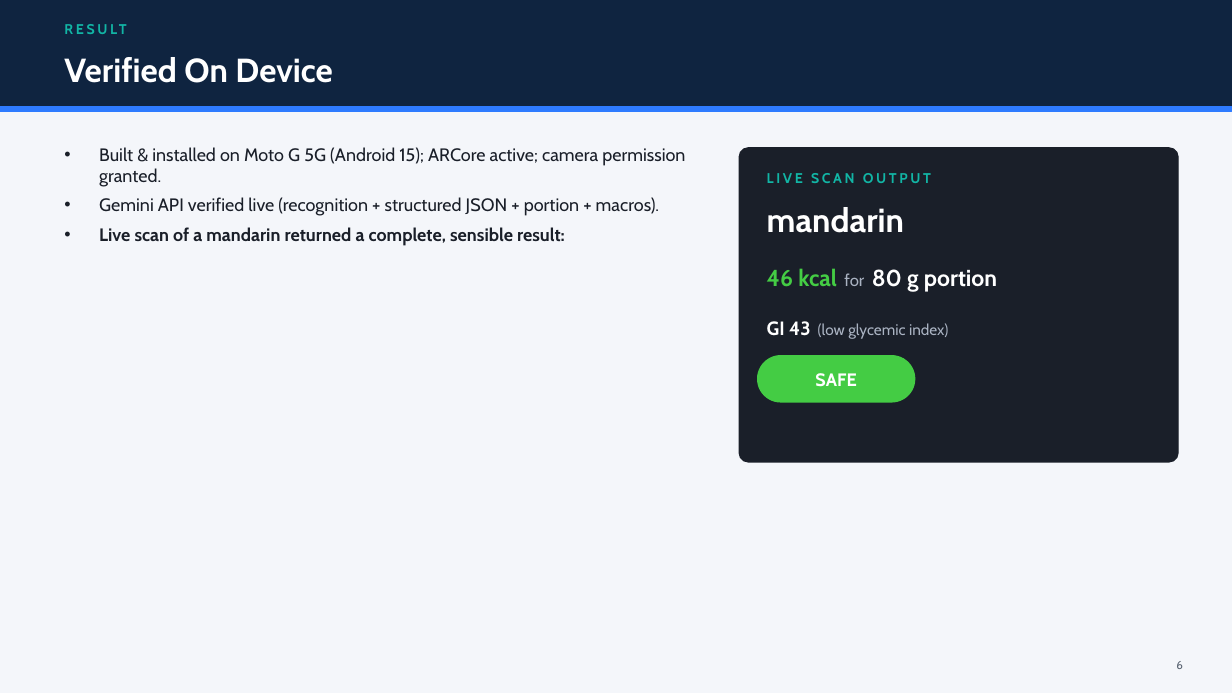
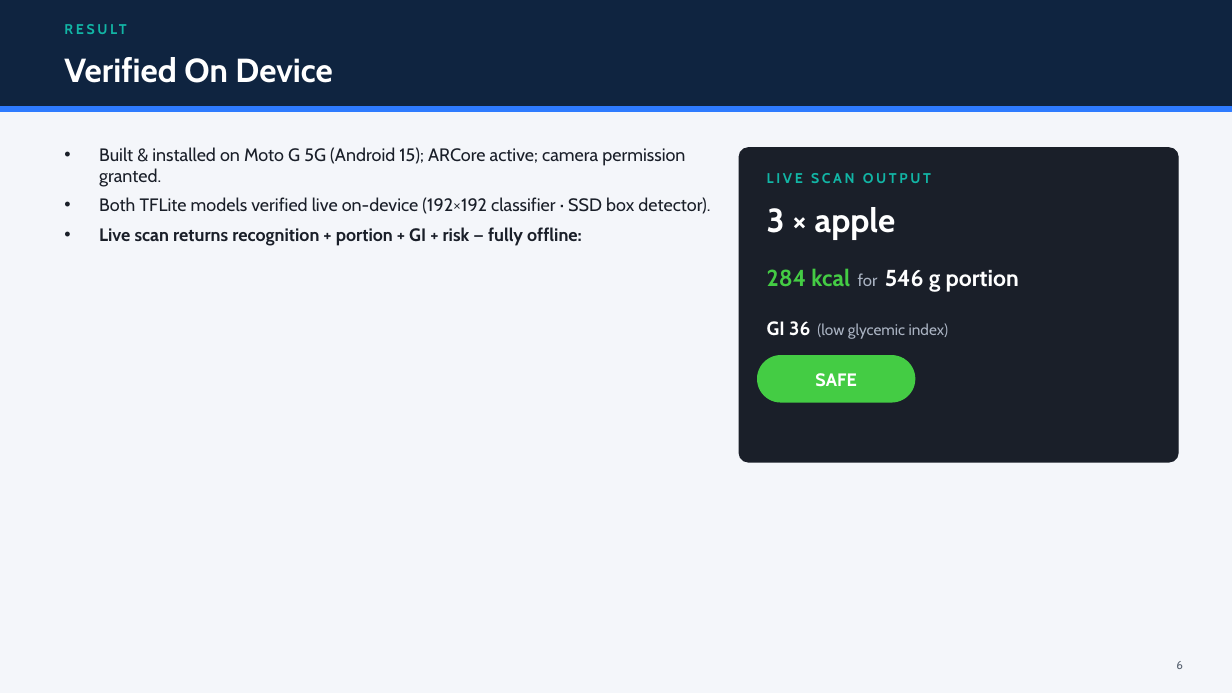
Before and after one commit to ishratafroz/AR_mobile_app, a slide deck: slide 6 of AR_Diet_Gemini_Update.pptx. Drawn at 1232x693 pixels with LibreOffice and Linux fonts; fonts in the diff are those of the drawing. Boxes give left, top, right and bottom in pixels: in the first picture for what was removed or moved away, otherwise in the second. Text is boxed around its words. In the diff, an @@ line names an element or a change of style, - is before the commit and + after.

```diff
--- a/AR_Diet_Gemini_Update.pptx
+++ b/AR_Diet_Gemini_Update.pptx
@@ text at [99,197,710,246]: text changed @@
-• Gemini API verified live (recognition + structured JSON + portion + macros).
-• Live scan of a mandarin returned a complete, sensible result:
+• Both TFLite models verified live on-device (192×192 classifier · SSD box detector).
+• Live scan returns recognition + portion + GI + risk — fully offline:
@@ text at [767,207,896,240]: text changed @@
-mandarin
+3 × apple
@@ text at [767,268,1019,292]: text changed @@
-46 kcal for 80 g portion
+284 kcal for 546 g portion
@@ text at [767,321,949,339]: text changed @@
-GI 43 (low glycemic index)
+GI 36 (low glycemic index)
```
Also in this commit, not shown: 7 other slides changed, 2 slides added, 1 slide removed, 36 other files.
